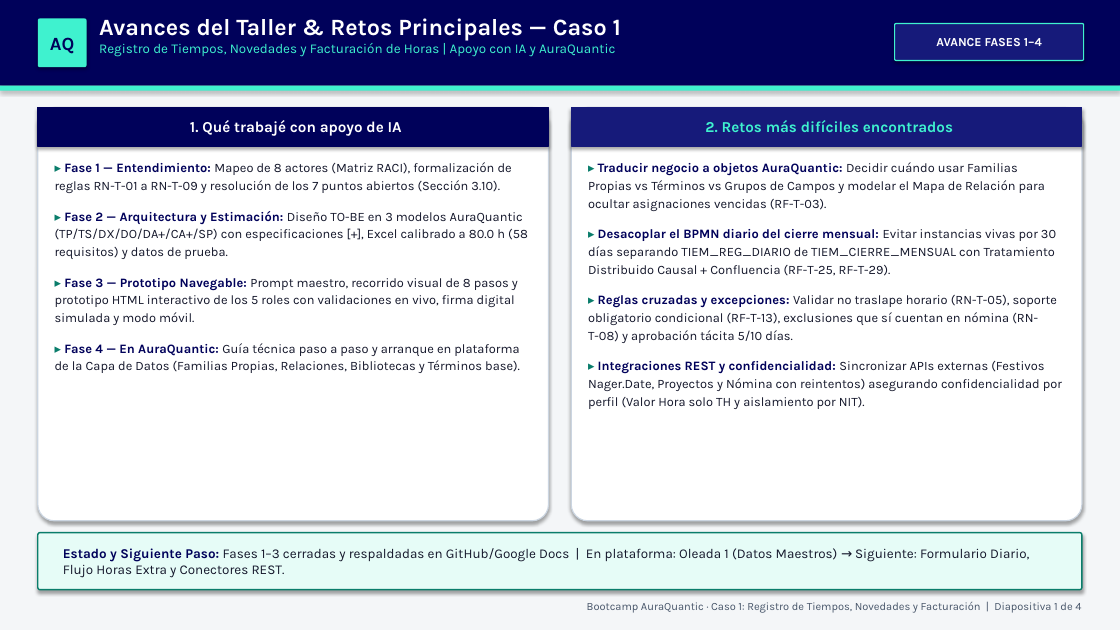
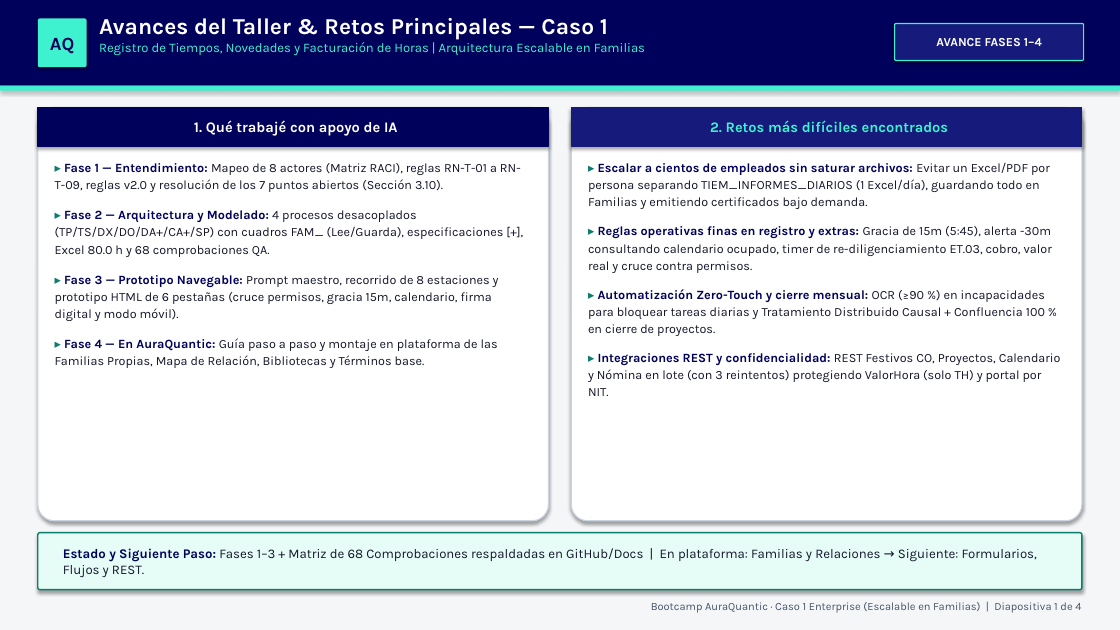
Before and after one commit to jairoandresg32/Boot_camp_AuraQuantic, a slide deck: slide 1 of Caso1_Avance_Bootcamp_AuraQuantic.pptx. Drawn at 1120x630 pixels with LibreOffice and Linux fonts; fonts in the diff are those of the drawing. Boxes give left, top, right and bottom in pixels: in the first picture for what was removed or moved away, otherwise in the second. Text is boxed around its words. In the diff, an @@ line names an element or a change of style, - is before the commit and + after.

Commit message:
feat(v2.0): sincroniza todos los entregables (Word, Excel, PPTX, HTML, README) con 4 procesos, Familias y comprobacion de 68 requisitos

```diff
--- a/Caso1_Avance_Bootcamp_AuraQuantic.pptx
+++ b/Caso1_Avance_Bootcamp_AuraQuantic.pptx
@@ text at bbox=[99, 18, 608, 40]: size 20 to 19.5 pt in "Avances del Taller & Retos Principales — ..." @@
@@ text at bbox=[99, 42, 645, 55]: text changed; size 11.5 to 11.2 pt @@
-Registro de Tiempos, Novedades y Facturación de Horas | Apoyo con IA y AuraQuantic
+Registro de Tiempos, Novedades y Facturación de Horas | Arquitectura Escalable en Familias
@@ rectangle "1. Qué trabajé con apoyo ..." at bbox=[38, 108, 549, 146]: size 13 to 12.5 pt @@
@@ rectangle "2. Retos más difíciles encontrados" at bbox=[571, 108, 1082, 146]: size 13 to 12.5 pt @@
@@ text at bbox=[55, 163, 521, 368]: text changed; size 11 to 10.8 pt @@
-▸ Fase 1 — Entendimiento: Mapeo de 8 actores (Matriz RACI), formalización de reglas RN-T-01 a RN-T-09 y resolución de los 7 puntos abiertos (Sección 3.10).
-▸ Fase 2 — Arquitectura y Estimación: Diseño TO-BE en 3 modelos AuraQuantic (TP/TS/DX/DO/DA+/CA+/SP) con especificaciones [+], Excel calibrado a 80.0 h (58 requisitos) y datos de prueba.
-▸ Fase 3 — Prototipo Navegable: Prompt maestro, recorrido visual de 8 pasos y prototipo HTML interactivo de los 5 roles con validaciones en vivo, firma digital simulada y modo móvil.
-▸ Fase 4 — En AuraQuantic: Guía técnica paso a paso y arranque en plataforma de la Capa de Datos (Familias Propias, Relaciones, Bibliotecas y Términos base).
+▸ Fase 1 — Entendimiento: Mapeo de 8 actores (Matriz RACI), reglas RN-T-01 a RN-T-09, reglas v2.0 y resolución de los 7 puntos abiertos (Sección 3.10).
+▸ Fase 2 — Arquitectura y Modelado: 4 procesos desacoplados (TP/TS/DX/DO/DA+/CA+/SP) con cuadros FAM_ (Lee/Guarda), especificaciones [+], Excel 80.0 h y 68 comprobaciones QA.
+▸ Fase 3 — Prototipo Navegable: Prompt maestro, recorrido de 8 estaciones y prototipo HTML de 6 pestañas (cruce permisos, gracia 15m, calendario, firma digital y modo móvil).
+▸ Fase 4 — En AuraQuantic: Guía paso a paso y montaje en plataforma de las Familias Propias, Mapa de Relación, Bibliotecas y Términos base.
@@ text at bbox=[588, 163, 1061, 396]: text changed; size 11 to 10.8 pt @@
-▸ Traducir negocio a objetos AuraQuantic: Decidir cuándo usar Familias Propias vs Términos vs Grupos de Campos y modelar el Mapa de Relación para ocultar asignaciones vencidas (RF-T-03).
-▸ Desacoplar el BPMN diario del cierre mensual: Evitar instancias vivas por 30 días separando TIEM_REG_DIARIO de TIEM_CIERRE_MENSUAL con Tratamiento Distribuido Causal + Confluencia (RF-T-25, RF-T-29).
-▸ Reglas cruzadas y excepciones: Validar no traslape horario (RN-T-05), soporte obligatorio condicional (RF-T-13), exclusiones que sí cuentan en nómina (RN-T-08) y aprobación tácita 5/10 días.
-▸ Integraciones REST y confidencialidad: Sincronizar APIs externas (Festivos Nager.Date, Proyectos y Nómina con reintentos) asegurando confidencialidad por perfil (Valor Hora solo TH y aislamiento por NIT).
+▸ Escalar a cientos de empleados sin saturar archivos: Evitar un Excel/PDF por persona separando TIEM_INFORMES_DIARIOS (1 Excel/día), guardando todo en Familias y emitiendo certificados bajo demanda.
+▸ Reglas operativas finas en registro y extras: Gracia de 15m (5:45), alerta -30m consultando calendario ocupado, timer de re-diligenciamiento ET.03, cobro, valor real y cruce contra permisos.
+▸ Automatización Zero-Touch y cierre mensual: OCR (≥90 %) en incapacidades para bloquear tareas diarias y Tratamiento Distribuido Causal + Confluencia 100 % en cierre de proyectos.
+▸ Integraciones REST y confidencialidad: REST Festivos CO, Proyectos, Calendario y Nómina en lote (con 3 reintentos) protegiendo ValorHora (solo TH) y portal por NIT.
@@ text at bbox=[63, 548, 1037, 577]: text changed; size 11.5 to 11.3 pt @@
-Estado y Siguiente Paso: Fases 1–3 cerradas y respaldadas en GitHub/Google Docs | En plataforma: Oleada 1 (Datos Maestros) → Siguiente: Formulario Diario, Flujo Horas Extra y Conectores REST.
+Estado y Siguiente Paso: Fases 1–3 + Matriz de 68 Comprobaciones respaldadas en GitHub/Docs | En plataforma: Familias y Relaciones → Siguiente: Formularios, Flujos y REST.
@@ text at bbox=[651, 602, 1081, 613]: text changed @@
-Bootcamp AuraQuantic · Caso 1: Registro de Tiempos, Novedades y Facturación | Diapositiva 1 de 4
+Bootcamp AuraQuantic · Caso 1 Enterprise (Escalable en Familias) | Diapositiva 1 de 4
```
Also in this commit, not shown: 2 other slides changed, 1 slide added, 1 slide removed, 10 other files.
